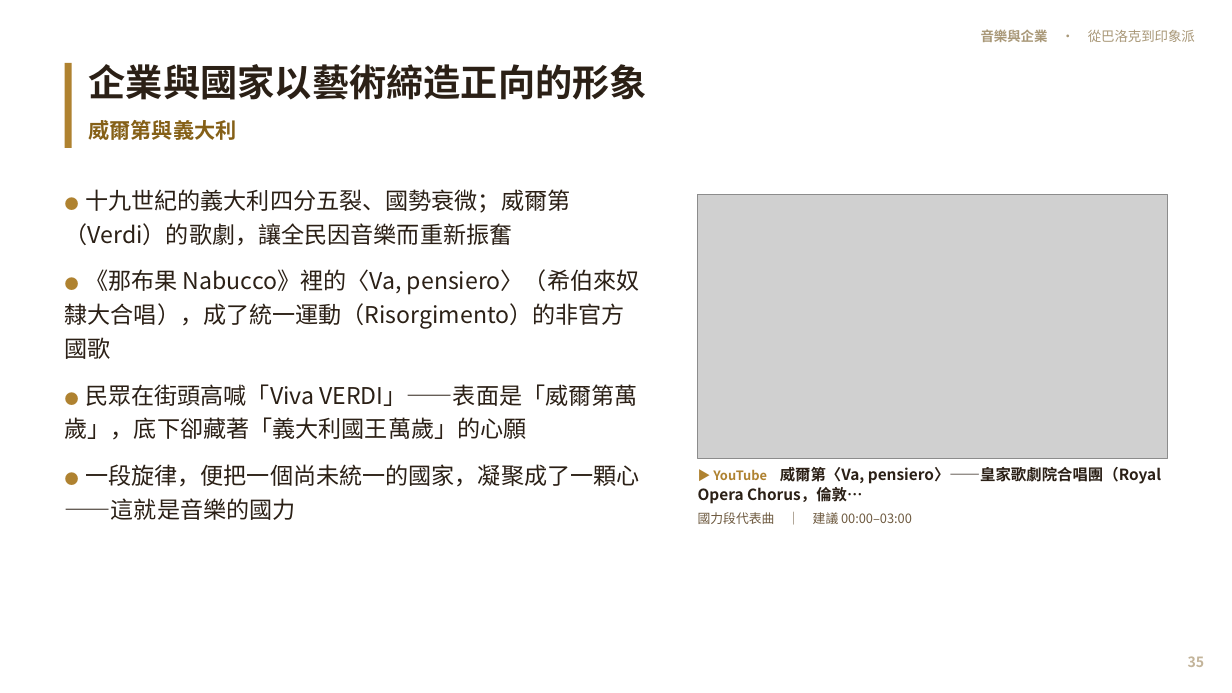
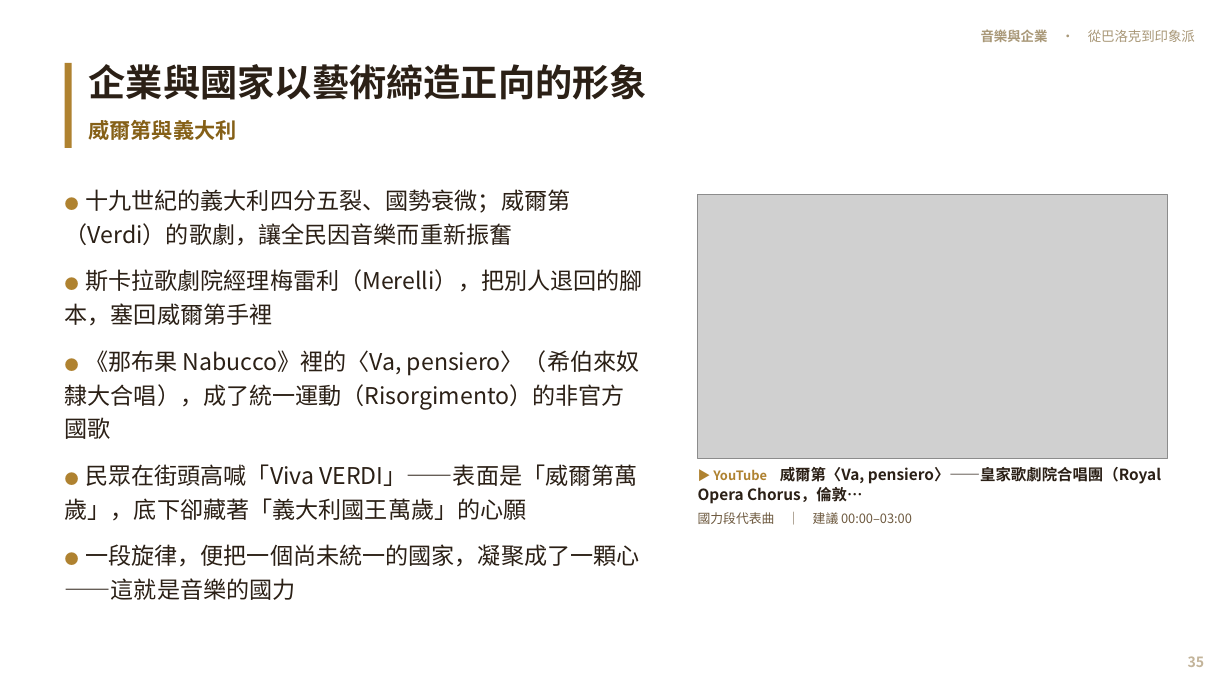
Before and after one commit to kblab2024/music-business-lecture, a slide deck: slide 35 of docs/downloads/音樂與企業-投影片.pptx. Drawn at 1232x693 pixels with LibreOffice and Linux fonts; fonts in the diff are those of the drawing; grey boxes stand for pictures. Boxes give left, top, right and bottom in pixels: in the first picture for what was removed or moved away, otherwise in the second. Text is boxed around its words. In the diff, an @@ line names an element or a change of style, - is before the commit and + after.

```diff
--- a/docs/downloads/音樂與企業-投影片.pptx
+++ b/docs/downloads/音樂與企業-投影片.pptx
@@ text at (65, 269, 643, 326): paragraph added @@
+● 斯卡拉歌劇院經理梅雷利（Merelli），把別人退回的腳本，塞回威爾第手裡
```
Also in this commit, not shown: 1 other slide changed, 4 slides added, 13 other files.
